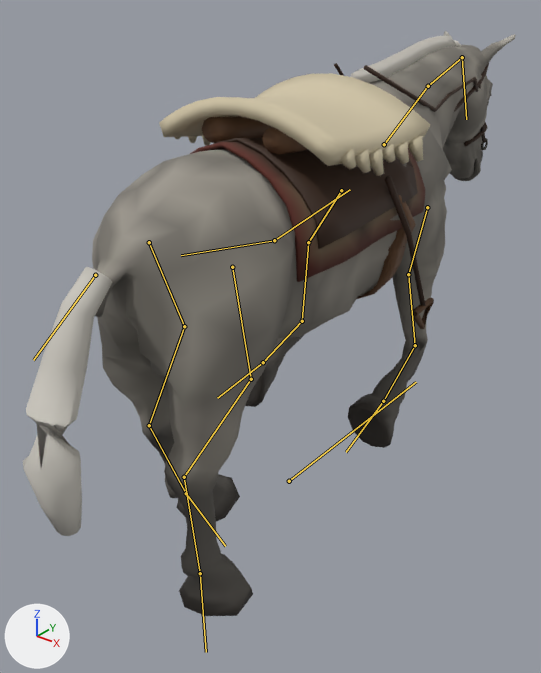
A saved change to the glTF model assets/models/caballo_criollo_tordillo.glb.
Both versions are drawn from a camera (50 mm lens) standing at (1.5, -2.0, 1.88) and looking at (-0.09, -0.02, 0.65). The axes (+X, +Y, +Z) are drawn at lower left. The lights are the same throughout. The picture after the commit comes second. Both versions are drawn at frame 3 of the action 'gallop'; the numbers are the values there. The bones that change, and the others that lie on the model, are drawn over the model as lines.

Objects in the first picture: 'caballo_criollo_tordillo'.
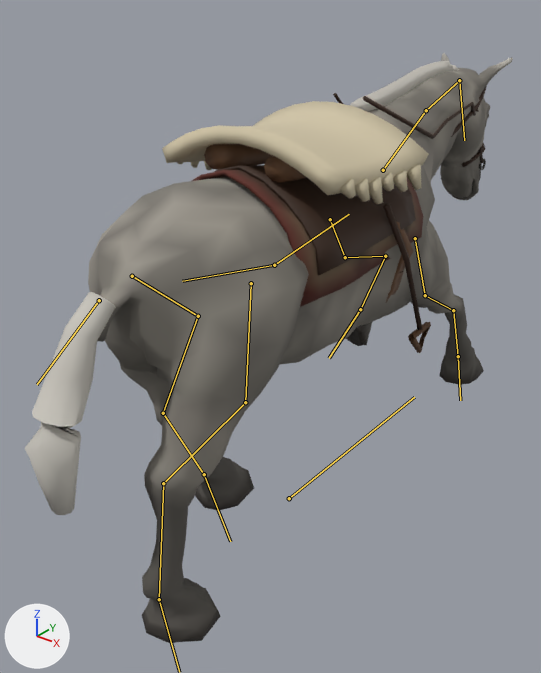
What differs and where, as boxes [x1, y1, x2, y2] in the pictures (541 x 673 px):
'caballo_criollo_tordillo', posed: before [23, 31, 516, 616]; after [24, 53, 513, 643]
bone 'raiz', root to tip: before (289, 481) to (416, 382); after (289, 498) to (414, 397)
bone 'cuerpo', root to tip: before (274, 240) to (350, 189); after (274, 265) to (349, 214)
bone 'HL_sup', root to tip: before (149, 242) to (184, 326); after (132, 276) to (198, 316)
bone 'HL_inf', root to tip: before (184, 326) to (149, 425); after (198, 316) to (163, 413)
bone 'HL_cana', root to tip: before (149, 425) to (186, 493); after (163, 413) to (204, 474)
bone 'HL_cuartilla', root to tip: before (186, 493) to (225, 546); after (204, 474) to (230, 541)
bone 'HR_sup', root to tip: before (232, 267) to (251, 379); after (251, 283) to (245, 402)
bone 'HR_cana', root to tip: before (184, 477) to (200, 573); after (163, 483) to (159, 599)
bone 'HR_cuartilla', root to tip: before (200, 573) to (206, 652); after (159, 599) to (179, 672)
bone 'cuello', root to tip: before (384, 144) to (428, 86); after (383, 170) to (426, 110)
bone 'FL_sup', root to tip: before (341, 190) to (308, 242); after (330, 219) to (345, 257)
bone 'FL_inf', root to tip: before (308, 242) to (302, 321); after (345, 257) to (385, 256)
bone 'FL_cana', root to tip: before (302, 321) to (263, 362); after (385, 256) to (360, 309)
bone 'FL_cuartilla', root to tip: before (263, 362) to (217, 398); after (360, 309) to (329, 358)
bone 'FR_sup', root to tip: before (427, 207) to (408, 274); after (415, 238) to (425, 295)
bone 'FR_inf', root to tip: before (408, 274) to (415, 345); after (425, 295) to (453, 310)
bone 'FR_cana', root to tip: before (415, 345) to (383, 401); after (453, 310) to (458, 356)
bone 'FR_cuartilla', root to tip: before (383, 401) to (346, 452); after (458, 356) to (460, 400)

Edits to the bpy script that builds the scene:
```text
Change bone_raiz:
    where bone_raiz = bpy.data.objects['esqueleto_caballo'].pose.bones['raiz']
    bone_raiz.location: (0.0, 0.0, 0.013) -> (0.0, 0.0, -0.074)
Change bone_cuerpo:
    where bone_cuerpo = bpy.data.objects['esqueleto_caballo'].pose.bones['cuerpo']  # child of 'raiz'
    bone_cuerpo.rotation_quaternion: (0.999, 0.044, 0.0, 0.0) -> (0.999, 0.035, 0.0, 0.0)  # degrees (5, 0, 0) -> degrees (4, 0, 0)
Change bone_hl_sup:
    where bone_hl_sup = bpy.data.objects['esqueleto_caballo'].pose.bones['HL_sup']  # child of 'grupa'
    bone_hl_sup.location: (0.0, 0.0, 0.0) -> (0.0, -0.03, -0.074)
    bone_hl_sup.rotation_quaternion: (1.0, -0.028, 0.0, 0.0) -> (0.977, 0.214, 0.0, 0.0)  # degrees (-3, 0, 0) -> degrees (25, 0, 0)
Change bone_hl_inf:
    where bone_hl_inf = bpy.data.objects['esqueleto_caballo'].pose.bones['HL_inf']  # child of 'HL_sup'
    bone_hl_inf.rotation_quaternion: (1.0, 0.0, 0.0, 0.0) -> (0.978, -0.211, 0.0, 0.0)  # degrees (0, 0, 0) -> degrees (-24, 0, 0)
Change bone_hl_cana:
    where bone_hl_cana = bpy.data.objects['esqueleto_caballo'].pose.bones['HL_cana']  # child of 'HL_inf'
    bone_hl_cana.rotation_quaternion: (1.0, 0.0, 0.0, 0.0) -> (1.0, 0.018, 0.0, 0.0)  # degrees (0, 0, 0) -> degrees (2, 0, 0)
Change bone_hl_cuartilla:
    where bone_hl_cuartilla = bpy.data.objects['esqueleto_caballo'].pose.bones['HL_cuartilla']  # child of 'HL_cana'
    bone_hl_cuartilla.rotation_quaternion: (0.997, 0.073, 0.0, 0.0) -> (0.998, -0.056, 0.0, 0.0)  # degrees (8, 0, 0) -> degrees (-6, 0, 0)
Change bone_hr_sup:
    where bone_hr_sup = bpy.data.objects['esqueleto_caballo'].pose.bones['HR_sup']  # child of 'grupa'
    bone_hr_sup.location: (0.0, 0.0, 0.0) -> (0.0, 0.03, 0.074)
    bone_hr_sup.rotation_quaternion: (0.986, -0.167, 0.0, 0.0) -> (0.955, -0.297, 0.0, 0.0)  # degrees (-19, 0, 0) -> degrees (-35, 0, 0)
Change bone_hr_cana:
    where bone_hr_cana = bpy.data.objects['esqueleto_caballo'].pose.bones['HR_cana']  # child of 'HR_inf'
    bone_hr_cana.rotation_quaternion: (1.0, 0.0, 0.0, 0.0) -> (1.0, 0.029, 0.0, 0.0)  # degrees (0, 0, 0) -> degrees (3, 0, 0)
Change bone_hr_cuartilla:
    where bone_hr_cuartilla = bpy.data.objects['esqueleto_caballo'].pose.bones['HR_cuartilla']  # child of 'HR_cana'
    bone_hr_cuartilla.rotation_quaternion: (1.0, 0.028, 0.0, 0.0) -> (0.98, 0.199, 0.0, 0.0)  # degrees (3, 0, 0) -> degrees (23, 0, 0)
Change bone_cuello:
    where bone_cuello = bpy.data.objects['esqueleto_caballo'].pose.bones['cuello']  # child of 'cuerpo'
    bone_cuello.rotation_quaternion: (0.995, -0.1, 0.0, 0.0) -> (0.996, -0.089, 0.0, 0.0)  # degrees (-11, 0, 0) -> degrees (-10, 0, 0)
Change bone_fl_sup:
    where bone_fl_sup = bpy.data.objects['esqueleto_caballo'].pose.bones['FL_sup']  # child of 'cuerpo'
    bone_fl_sup.location: (0.0, 0.0, 0.0) -> (0.0, 0.047, -0.065)
    bone_fl_sup.rotation_quaternion: (0.986, -0.166, 0.0, 0.0) -> (0.825, 0.565, 0.0, 0.0)  # degrees (-19, 0, 0) -> degrees (69, 0, 0)
Change bone_fl_inf:
    where bone_fl_inf = bpy.data.objects['esqueleto_caballo'].pose.bones['FL_inf']  # child of 'FL_sup'
    bone_fl_inf.rotation_quaternion: (0.978, 0.207, 0.0, 0.0) -> (0.989, 0.146, 0.0, 0.0)  # degrees (24, 0, 0) -> degrees (17, 0, 0)
Change bone_fl_cana:
    where bone_fl_cana = bpy.data.objects['esqueleto_caballo'].pose.bones['FL_cana']  # child of 'FL_inf'
    bone_fl_cana.rotation_quaternion: (0.81, -0.586, 0.0, 0.0) -> (0.562, -0.827, 0.0, 0.0)  # degrees (-72, 0, 0) -> degrees (-112, 0, 0)
Change bone_fl_cuartilla:
    where bone_fl_cuartilla = bpy.data.objects['esqueleto_caballo'].pose.bones['FL_cuartilla']  # child of 'FL_cana'
    bone_fl_cuartilla.rotation_quaternion: (0.968, -0.252, 0.0, 0.0) -> (0.955, -0.297, 0.0, 0.0)  # degrees (-29, 0, 0) -> degrees (-35, 0, 0)
Change bone_fr_sup:
    where bone_fr_sup = bpy.data.objects['esqueleto_caballo'].pose.bones['FR_sup']  # child of 'cuerpo'
    bone_fr_sup.location: (0.0, 0.0, 0.0) -> (0.0, 0.047, -0.065)
    bone_fr_sup.rotation_quaternion: (1.0, -0.015, 0.0, 0.0) -> (0.907, 0.422, 0.0, 0.0)  # degrees (-2, 0, 0) -> degrees (50, 0, 0)
Change bone_fr_inf:
    where bone_fr_inf = bpy.data.objects['esqueleto_caballo'].pose.bones['FR_inf']  # child of 'FR_sup'
    bone_fr_inf.rotation_quaternion: (0.976, 0.218, 0.0, 0.0) -> (0.985, 0.17, 0.0, 0.0)  # degrees (25, 0, 0) -> degrees (20, 0, 0)
Change bone_fr_cana:
    where bone_fr_cana = bpy.data.objects['esqueleto_caballo'].pose.bones['FR_cana']  # child of 'FR_inf'
    bone_fr_cana.rotation_quaternion: (0.791, -0.612, 0.0, 0.0) -> (0.929, -0.369, 0.0, 0.0)  # degrees (-75, 0, 0) -> degrees (-43, 0, 0)
Change bone_fr_cuartilla:
    where bone_fr_cuartilla = bpy.data.objects['esqueleto_caballo'].pose.bones['FR_cuartilla']  # child of 'FR_cana'
    bone_fr_cuartilla.rotation_quaternion: (0.964, -0.265, 0.0, 0.0) -> (0.982, -0.19, 0.0, 0.0)  # degrees (-31, 0, 0) -> degrees (-22, 0, 0)
```
